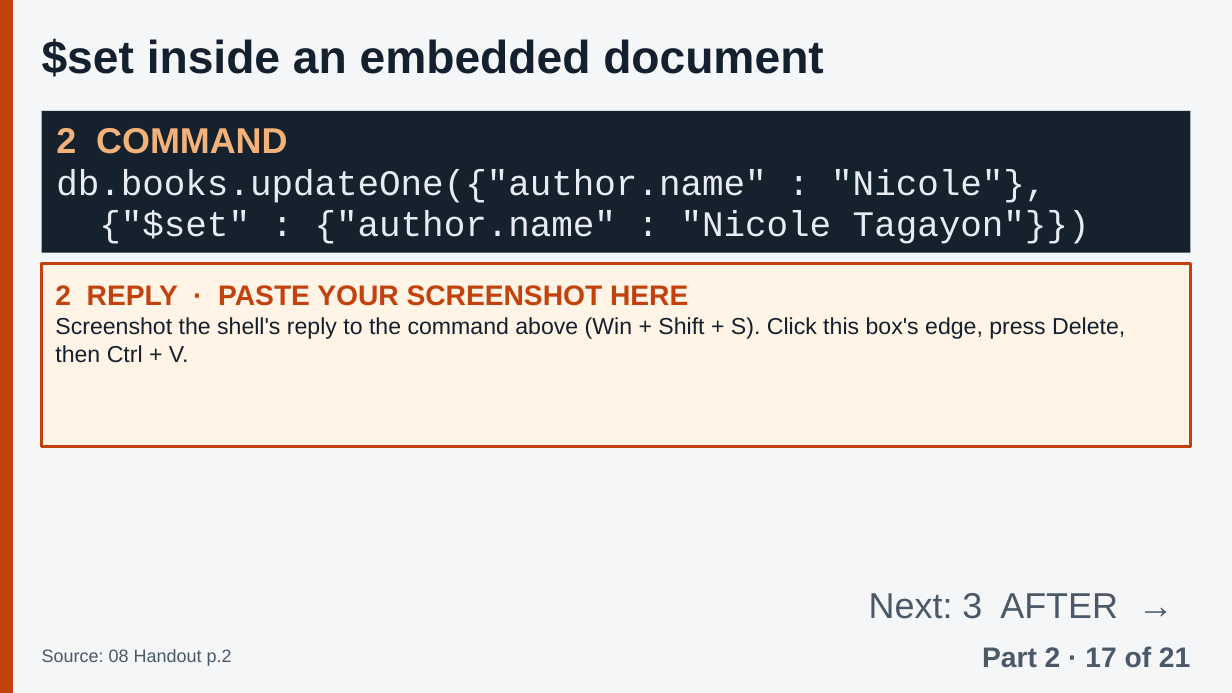
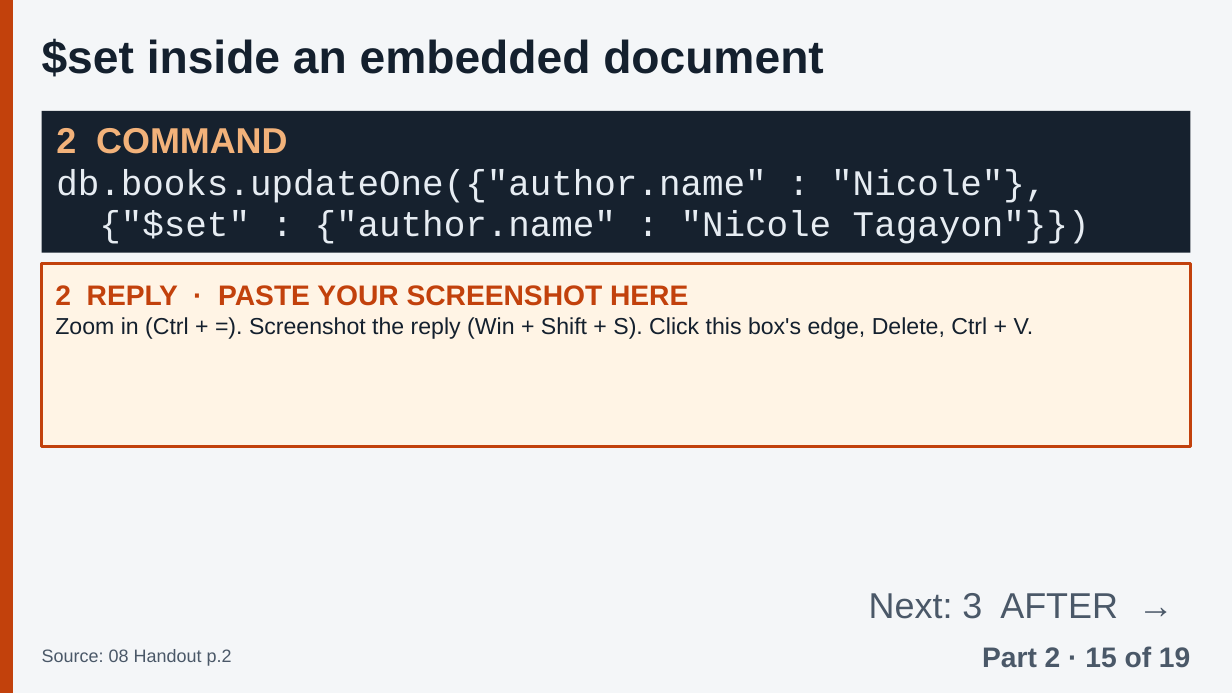
Before and after one commit to Tiredicey/ADBS, a slide deck: slide 34 of 02_GROUP_DECK/ADBS_GROUP_DECK.pptx (slide 35 before the commit). Drawn at 1232x693 pixels with LibreOffice and Linux fonts; fonts in the diff are those of the drawing. Boxes give left, top, right and bottom in pixels: in the first picture for what was removed or moved away, otherwise in the second. Text is boxed around its words. In the diff, an @@ line names an element or a change of style, - is before the commit and + after.

Commit message:
Cover the full topic list: restore collections/documents slide, 'inserting elements in an array', embedded data vs references; Parts 4-6 scripts to ~2 min; Section 3.1A on title; skip repeated BEFORE boxes; zoom-in tip for screenshots

```diff
--- a/02_GROUP_DECK/ADBS_GROUP_DECK.pptx
+++ b/02_GROUP_DECK/ADBS_GROUP_DECK.pptx
@@ text in rectangle at box(55, 317, 1034, 339): text changed @@
-Screenshot the shell's reply to the command above (Win + Shift + S). Click this box's edge, press Delete, then Ctrl + V.
+Zoom in (Ctrl + =). Screenshot the reply (Win + Shift + S). Click this box's edge, Delete, Ctrl + V.
@@ text at box(982, 646, 1190, 668): text changed @@
-Part 2 · 17 of 21
+Part 2 · 15 of 19
```
Also in this commit, not shown: 63 other slides changed, 2 slides added, 2 slides removed, 4 other files.
